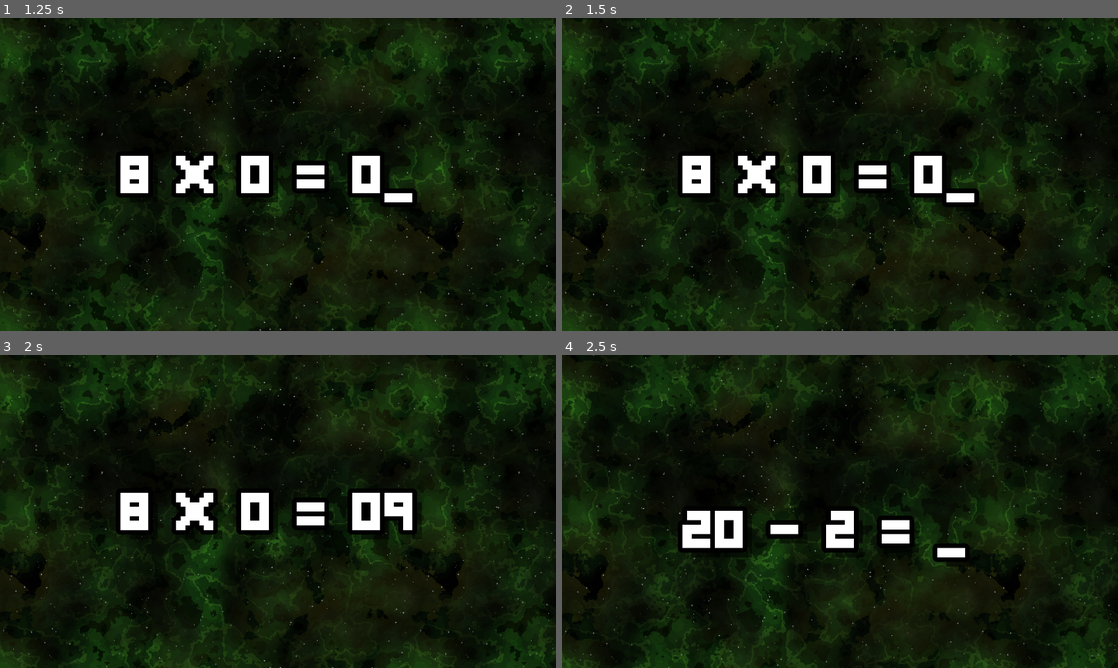
Above: before the commit, frames 1-4 (two rows, left to right).
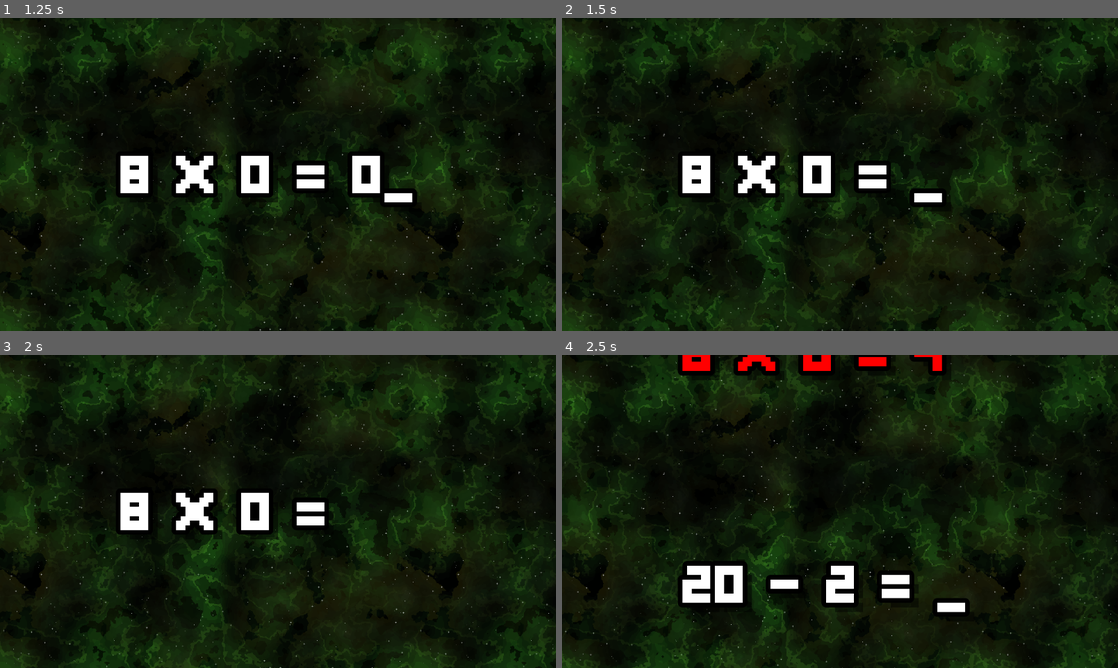
Above: after the commit, the same moments.

Repository: Blueman3612/Space-Math
Game: Godot game, scene res://scenes/main.tscn
Two runs of this game, one before a commit and one after it. Both use one fixed random seed, a clock stepped at 60 frames per second and the inputs below.
Inputs:
- Up to frame 1 (1.25 s): tap Enter (Submit) at 0.5, 0.6 s; tap 0 at 0.8 s
- Up to frame 2 (1.5 s): hold Backspace (Backspace) from 1.28 s (still down); tap 0 at 1.35 s
- Up to frame 3 (2 s): keep holding Backspace (Backspace); tap 9 at 1.55 s
- Up to frame 4 (2.5 s): release Backspace (Backspace) at 2.03 s; tap 9 at 2.1 s; tap Enter (Submit) at 2.3 s

Frame 1 is identical in both runs. In frame 2, 1.2% of the frame differs, in the area x 62-75%, y 42-62%; in frame 3, 1.4%; in frame 4, 8.5%, in the area x 20-74%, y 0-84%.

Commit message:
Enhance input handling in main.gd to support backspace hold functionality and prevent input after answer submission. Updated transition delay for question generation and added state tracking for answer submission. Improved user experience by managing input constraints and feedback display.

Diff:
--- a/project.godot
+++ b/project.godot
@@ -34,6 +34,7 @@
 Backspace={
 "deadzone": 0.2,
 "events": [Object(InputEventKey,"resource_local_to_scene":false,"resource_name":"","device":-1,"window_id":0,"alt_press …(195 unchanged characters)…
+, Object(InputEventKey,"resource_local_to_scene":false,"resource_name":"","device":-1,"window_id":0,"alt_pressed":false,"shift_pressed":false,"ctrl_pressed":false,"meta_pressed":false,"pressed":false,"keycode":0,"physical_keycode":4194312,"key_label":0,"unicode":0,"location":0,"echo":false,"script":null)
 ]
 }
 
--- a/scripts/main.gd
+++ b/scripts/main.gd
@@ -8,7 +8,8 @@
 var blink_interval = 0.5  # Time for underscore blink cycle (fade in/out)
 var max_answer_chars = 4  # Maximum characters for answer input
 var animation_duration = 0.5  # Duration for label animations in seconds
-var transition_delay = 0.0  # Delay before generating new question
+var transition_delay = 0.1  # Delay before generating new question
+var backspace_hold_time = 0.12  # Time to hold backspace before it repeats
 
 # Position variables
 var primary_position = Vector2(416, 476)  # Main problem position
@@ -22,6 +23,9 @@
 var blink_timer = 0.0
 var underscore_visible = true
 var label_settings_resource: LabelSettings
+var answer_submitted = false  # Track if current problem has been submitted
+var backspace_timer = 0.0  # Timer for backspace hold functionality
+var backspace_held = false  # Track if backspace is being held
 
 func _ready():
 	# Load and parse the math facts JSON
@@ -57,30 +61,31 @@
 			if space_bg and space_bg.has_method("regenerate"):
 				space_bg.regenerate()
 
-		# Handle number input and negative sign
-		if event.keycode >= KEY_0 and event.keycode <= KEY_9:
-			var digit = str(event.keycode - KEY_0)
-			var effective_length = user_answer.length()
-			if user_answer.begins_with("-"):
-				effective_length -= 1  # Don't count negative sign toward limit
-			if effective_length < max_answer_chars:
-				user_answer += digit
-
-		# Handle negative sign (only at the beginning)
-		elif event.keycode == KEY_MINUS and user_answer == "":
-			user_answer = "-"
-
-		# Handle keypad numbers
-		elif event.keycode >= KEY_KP_0 and event.keycode <= KEY_KP_9:
-			var digit = str(event.keycode - KEY_KP_0)
-			var effective_length = user_answer.length()
-			if user_answer.begins_with("-"):
-				effective_length -= 1  # Don't count negative sign toward limit
-			if effective_length < max_answer_chars:
-				user_answer += digit
-
-	# Handle backspace
-	if Input.is_action_just_pressed("Backspace"):
+		# Handle number input and negative sign (only if not submitted)
+		if not answer_submitted:
+			if event.keycode >= KEY_0 and event.keycode <= KEY_9:
+				var digit = str(event.keycode - KEY_0)
+				var effective_length = user_answer.length()
+				if user_answer.begins_with("-"):
+					effective_length -= 1  # Don't count negative sign toward limit
+				if effective_length < max_answer_chars:
+					user_answer += digit
+
+			# Handle negative sign (only at the beginning)
+			elif event.keycode == KEY_MINUS and user_answer == "":
+				user_answer = "-"
+
+			# Handle keypad numbers
+			elif event.keycode >= KEY_KP_0 and event.keycode <= KEY_KP_9:
+				var digit = str(event.keycode - KEY_KP_0)
+				var effective_length = user_answer.length()
+				if user_answer.begins_with("-"):
+					effective_length -= 1  # Don't count negative sign toward limit
+				if effective_length < max_answer_chars:
+					user_answer += digit
+
+	# Handle backspace (single press)
+	if Input.is_action_just_pressed("Backspace") and not answer_submitted:
 		if user_answer.length() > 0:
 			user_answer = user_answer.substr(0, user_answer.length() - 1)
 
@@ -94,6 +99,24 @@
 	if blink_timer >= blink_interval:
 		blink_timer = 0.0
 		underscore_visible = not underscore_visible
+
+	# Handle backspace hold functionality
+	if Input.is_action_pressed("Backspace") and not answer_submitted:
+		if not backspace_held:
+			backspace_timer += delta
+			if backspace_timer >= backspace_hold_time:
+				backspace_held = true
+				backspace_timer = 0.0
+		else:
+			# Repeat backspace every 0.05 seconds while held
+			backspace_timer += delta
+			if backspace_timer >= 0.05:
+				backspace_timer = 0.0
+				if user_answer.length() > 0:
+					user_answer = user_answer.substr(0, user_answer.length() - 1)
+	else:
+		backspace_held = false
+		backspace_timer = 0.0
 
 	# Update problem display
 	update_problem_display()
@@ -112,6 +135,7 @@
 
 func generate_new_question():
 	user_answer = ""
+	answer_submitted = false  # Reset submission state for new question
 	# Store current question for answer checking later
 	# Get a random track between 5-12 (same as original logic)
 	var random_track = rng.randi_range(5, 12)
@@ -124,17 +148,37 @@
 		var base_text = current_question.question + " = "
 		var display_text = base_text + user_answer
 
-		# Add blinking underscore (simple on/off)
-		if underscore_visible:
+		# Add blinking underscore only if not submitted
+		if not answer_submitted and underscore_visible:
 			display_text += "_"
 
 		current_problem_label.text = display_text
 
 func submit_answer():
-	if user_answer == "":
-		return  # Don't submit empty answers
+	if user_answer == "" or user_answer == "-" or answer_submitted:
+		return  # Don't submit empty answers, just minus sign, or already submitted
 
 	print("Submitting answer: ", user_answer)
+
+	# Mark as submitted to prevent further input
+	answer_submitted = true
+
+	# Check if answer is correct
+	var user_answer_int = int(user_answer)
+	var is_correct = (user_answer_int == current_question.result)
+
+	# Set color based on correctness
+	if current_problem_label:
+		if is_correct:
+			current_problem_label.modulate = Color(0, 1, 0)  # Green for correct
+			print("✓ Correct! Answer was ", current_question.result)
+		else:
+			current_problem_label.modulate = Color(1, 0, 0)  # Red for incorrect
+			print("✗ Incorrect. Answer was ", current_question.result, ", you entered ", user_answer_int)
+
+	# Wait to show the color feedback (if transition_delay > 0)
+	if transition_delay > 0.0:
+		await get_tree().create_timer(transition_delay).timeout
 
 	# Move current label up and off screen (fire and forget)
 	if current_problem_label:
@@ -157,6 +201,7 @@
 	new_label.vertical_alignment = VERTICAL_ALIGNMENT_CENTER
 	new_label.position = off_screen_bottom
 	new_label.autowrap_mode = TextServer.AUTOWRAP_OFF
+	new_label.modulate = Color(1, 1, 1)  # Reset to white color
 
 	# Add to scene
 	add_child(new_label)
